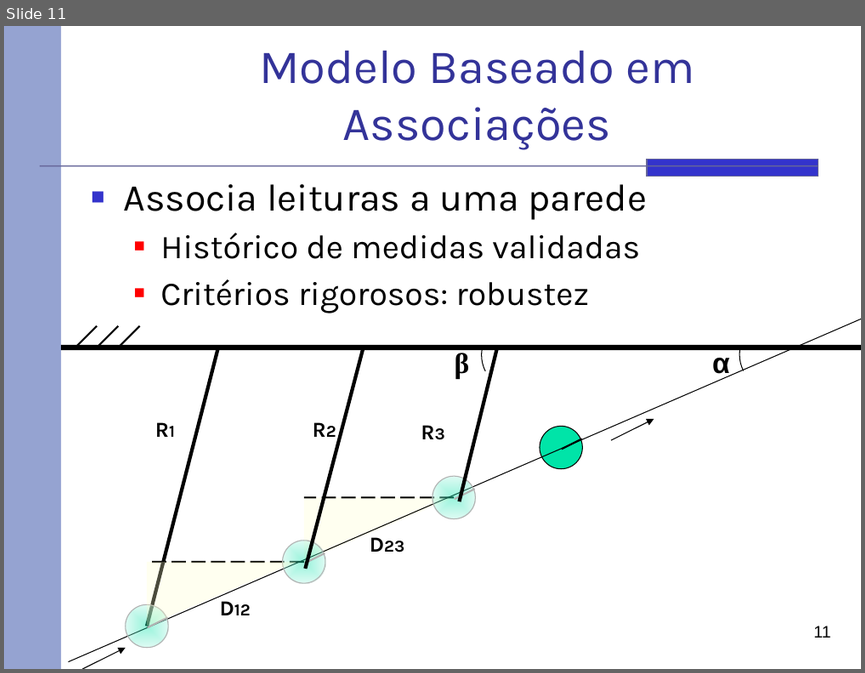
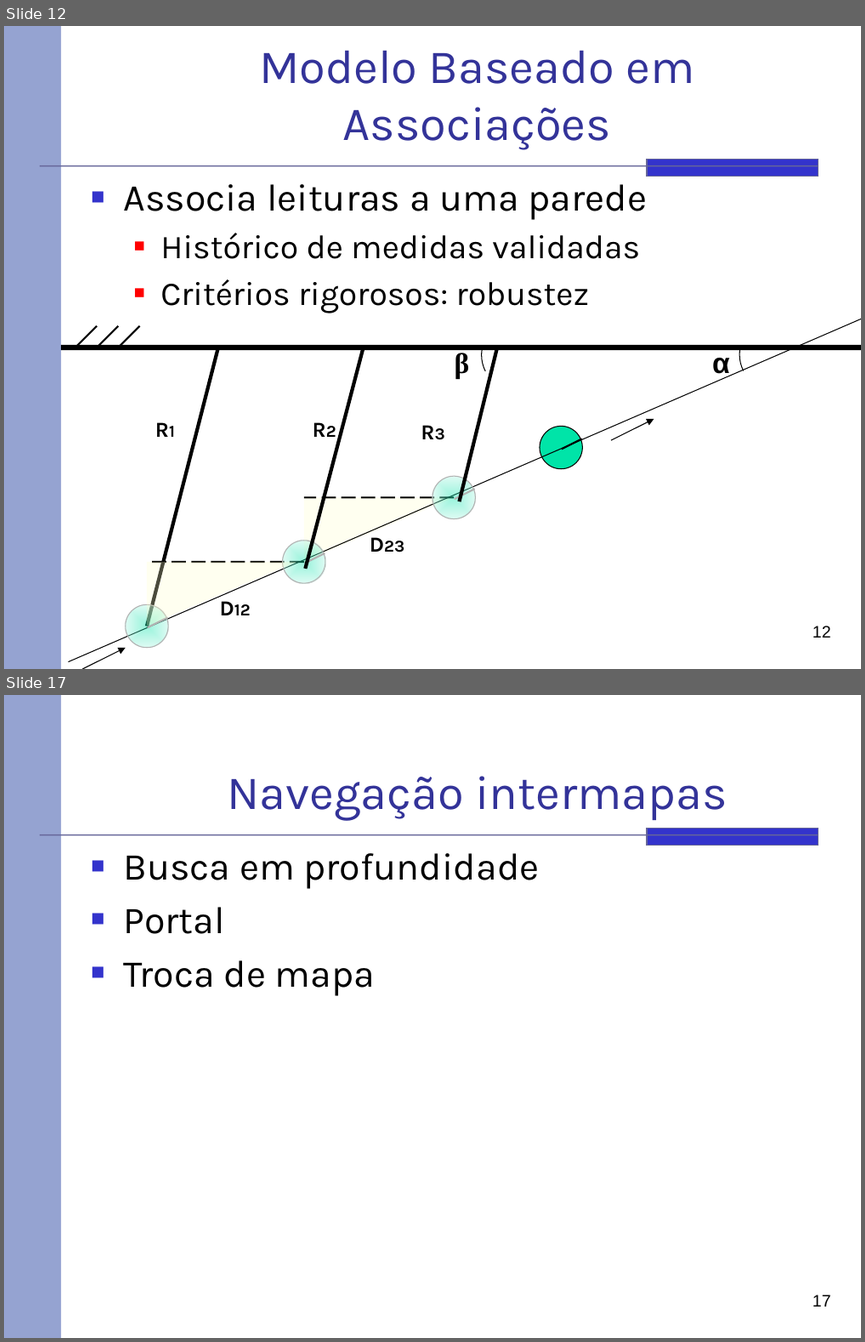
Before and after one commit to rafaelhdr/tccsauron, a slide deck: docs/Apresentação.pptx. Shown one above the other, each under a label of ours: slide 11 before the commit, slides 12 and 17 after it; the slides between them are not shown. The pictures are 865x673 and 865x1342 pixels, drawn with LibreOffice and Linux fonts; fonts in the diff are those of the drawing. Boxes give left, top, right and bottom in pixels: in the first picture for what was removed or moved away, otherwise in the second. Text is boxed around its words. In the diff, an @@ line names an element or a change of style, - is before the commit and + after.

```diff
--- a/docs/Apresentação.pptx
+++ b/docs/Apresentação.pptx
@@ slide 17 added at [4, 695, 861, 1338], background #FFFFFF; not listed: 3 template elements that a slide beside it also shows @@
@@ title added at [227, 776, 726, 821], 40 pt, text #333399 @@
+Navegação intermapas
@@ text added at [123, 853, 540, 996], 32 pt, text #000000 @@
+■ Busca em profundidade
+■ Portal
+■ Troca de mapa
@@ page number added at [812, 1294, 831, 1306], 14 pt, text #000000 @@
+17
@@ what was slide 11 is now slide 12 @@
@@ page number at [812, 625, 831, 637]: text changed @@
-11
+12
```
Also in this commit, not shown: 1 slide changed, 11 other slides added.
